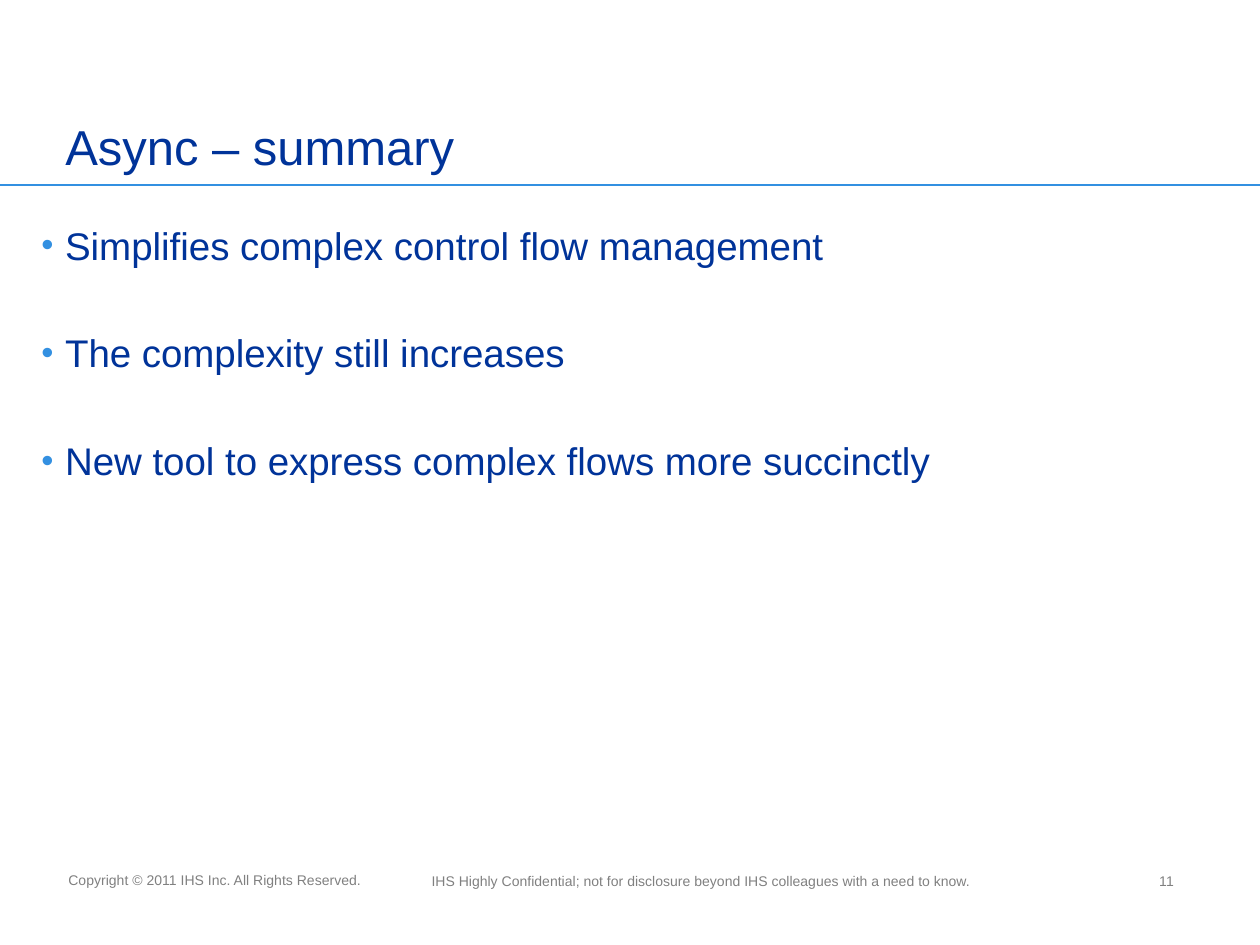
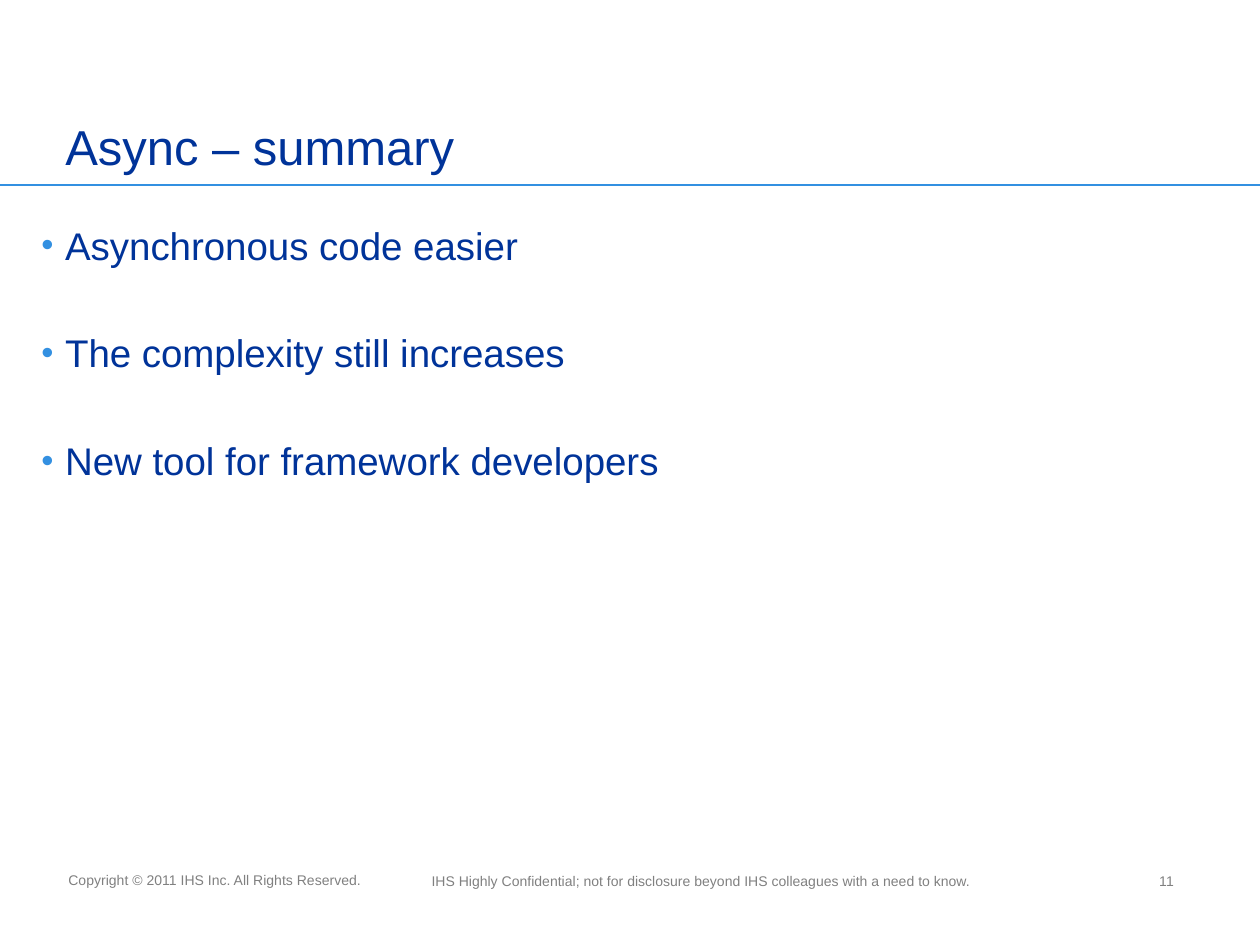
Before and after one commit to miensol/conference2012, a slide deck: slide 11 of C# 5.pptx. Drawn at 1260x945 pixels with LibreOffice and Linux fonts; fonts in the diff are those of the drawing; background and template pictures are left out. Boxes give left, top, right and bottom in pixels: in the first picture for what was removed or moved away, otherwise in the second. Text is boxed around its words. In the diff, an @@ line names an element or a change of style, - is before the commit and + after.

```diff
--- a/C# 5.pptx
+++ b/C# 5.pptx
@@ text at (65,232,518,267): text changed @@
-• Simplifies complex control flow management
+• Asynchronous code easier
@@ text at (65,447,659,483): text changed @@
-• New tool to express complex flows more succinctly
+• New tool for framework developers
```
Also in this commit, not shown: 1 slide removed.
